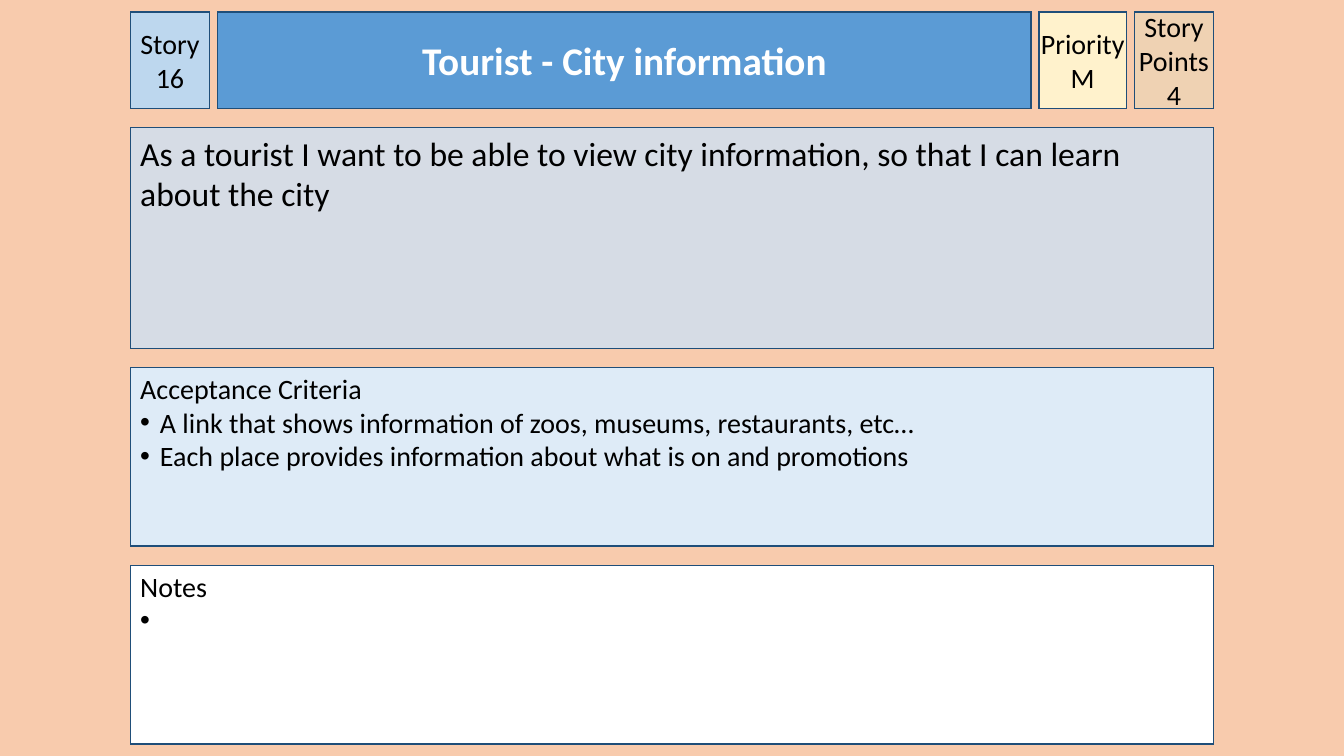
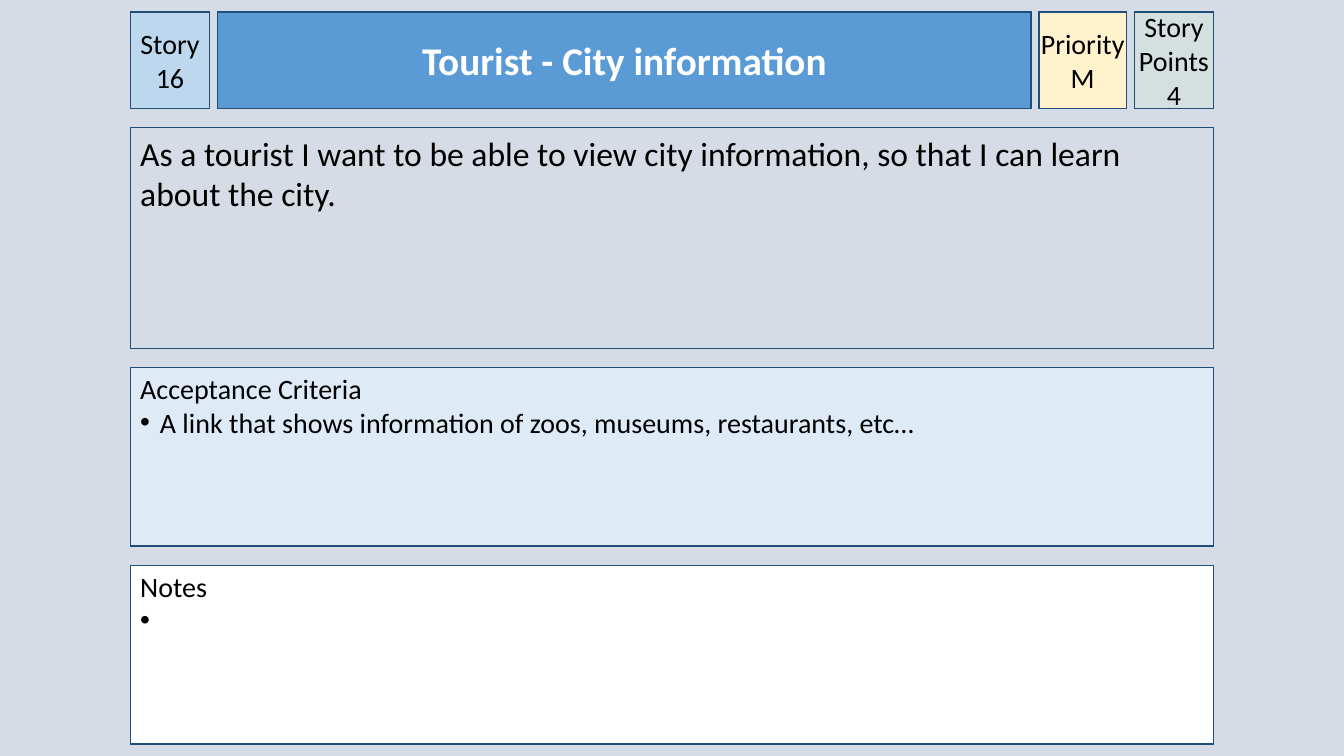
Before and after one commit to owencharters/IFB299, a slide deck: slide 17 of IFB299 - Collaborated User Stories - 2.pptx. Drawn at 1344x756 pixels with LibreOffice and Linux fonts; fonts in the diff are those of the drawing. Boxes give left, top, right and bottom in pixels: in the first picture for what was removed or moved away, otherwise in the second. Text is boxed around its words. In the diff, an @@ line names an element or a change of style, - is before the commit and + after.

```diff
--- a/IFB299 - Collaborated User Stories - 2.pptx
+++ b/IFB299 - Collaborated User Stories - 2.pptx
@@ background #F8CBAD to #D6DCE5 @@
@@ text in rectangle at [140, 142, 1121, 212]: text changed @@
-As a tourist I want to be able to view city information, so that I can learn about the city
+As a tourist I want to be able to view city information, so that I can learn about the city.
@@ text in rectangle at [160, 446, 908, 471]: paragraph removed @@
-• Each place provides information about what is on and promotions
```
Also in this commit, not shown: 18 other slides changed, 1 slide added, 1 other file.
